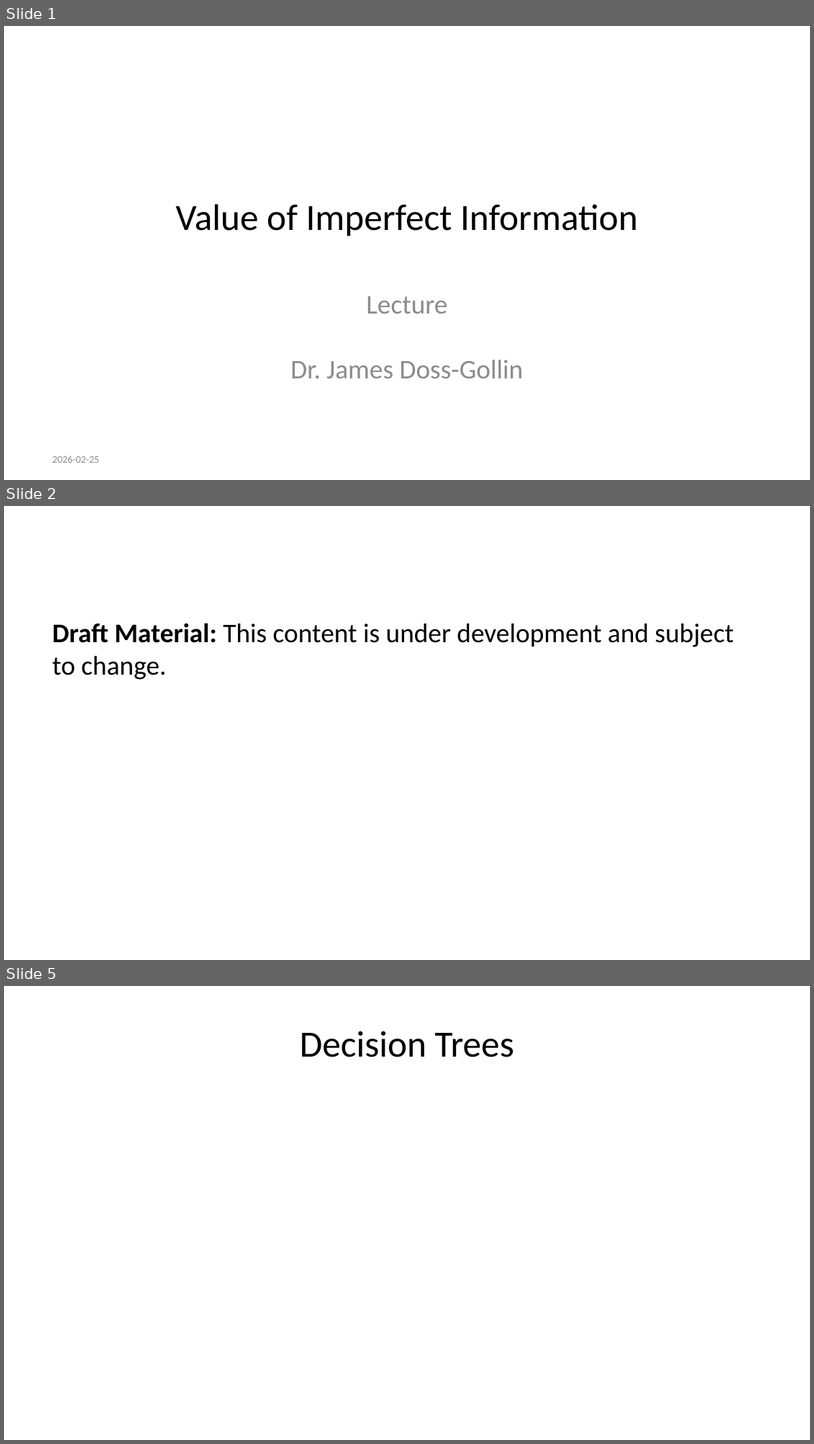
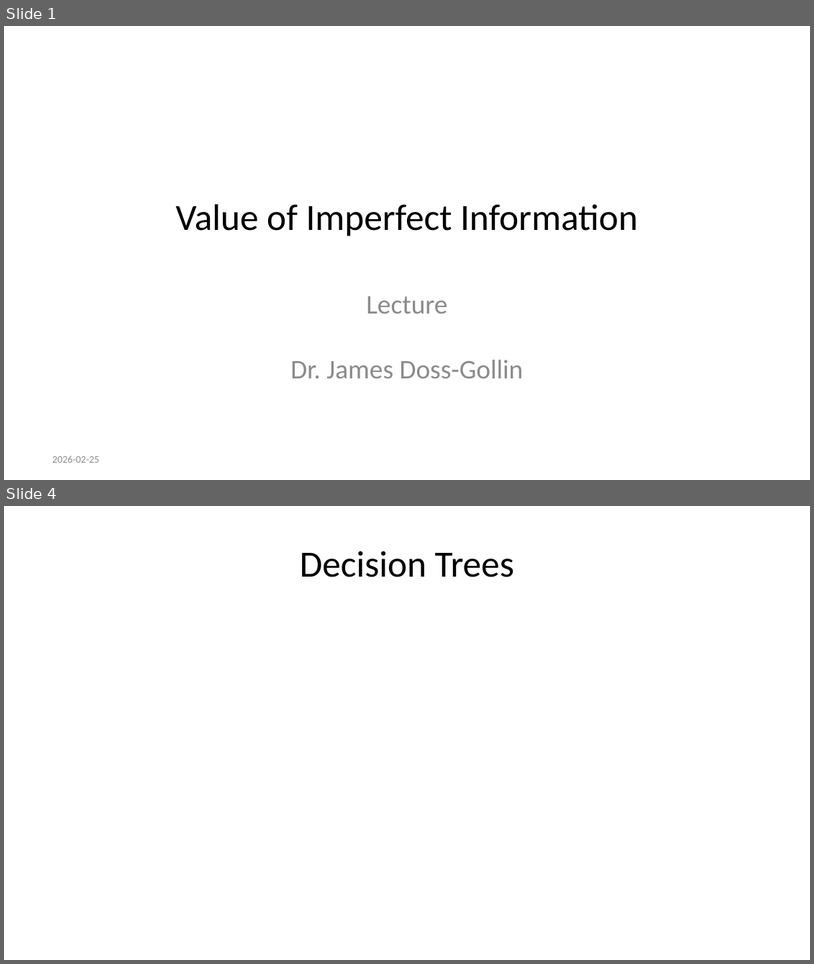
Before and after one commit to CEVE-421-521/ceve-421-521.github.io, a slide deck: lectures/week-07/evii.pptx. Shown one above the other, each under a label of ours: slides 1, 2 and 5 before the commit, slides 1 and 4 after it; the slides between them are not shown. The pictures are 814x1444 and 814x964 pixels, drawn with LibreOffice and Linux fonts; fonts in the diff are those of the drawing. Boxes give left, top, right and bottom in pixels: in the first picture for what was removed or moved away, otherwise in the second. Text is boxed around its words. In the diff, an @@ line names an element or a change of style, - is before the commit and + after.

```diff
--- a/lectures/week-07/evii.pptx
+++ b/lectures/week-07/evii.pptx
@@ slide 2 removed at (4, 506, 810, 960), background #FFFFFF @@
@@ text removed at (52, 623, 734, 680) @@
-Draft Material: This content is under development and subject to change.
@@ what was slide 5 is now slide 4 @@
```
Also in this commit, not shown: 59 other files.
